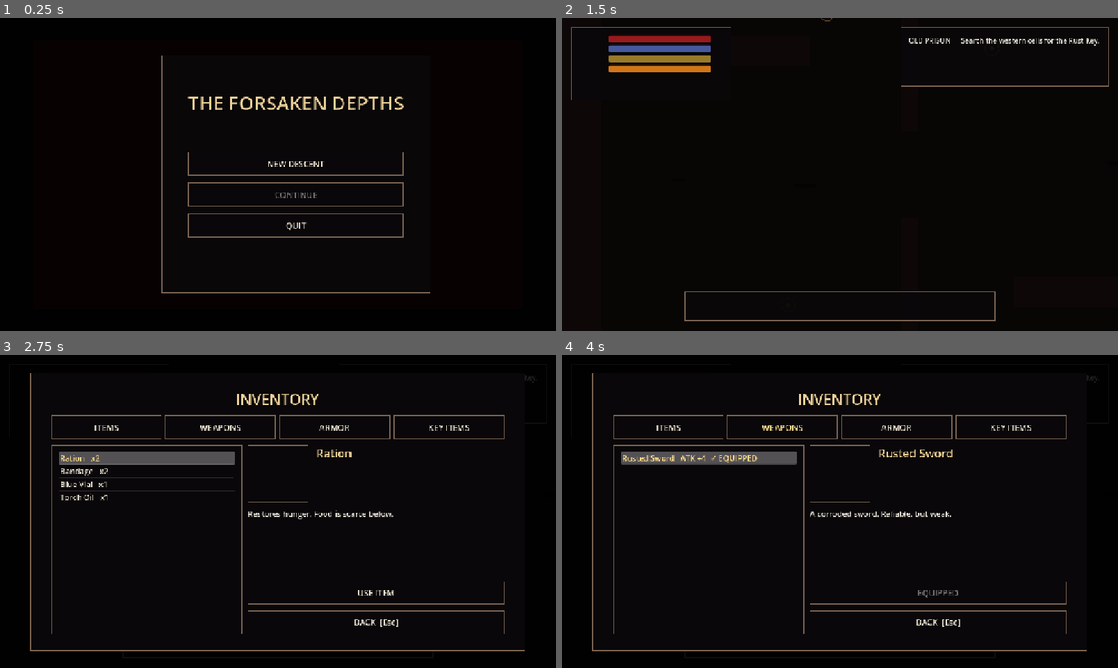
Above: before the commit, frames 1-4 (two rows, left to right).
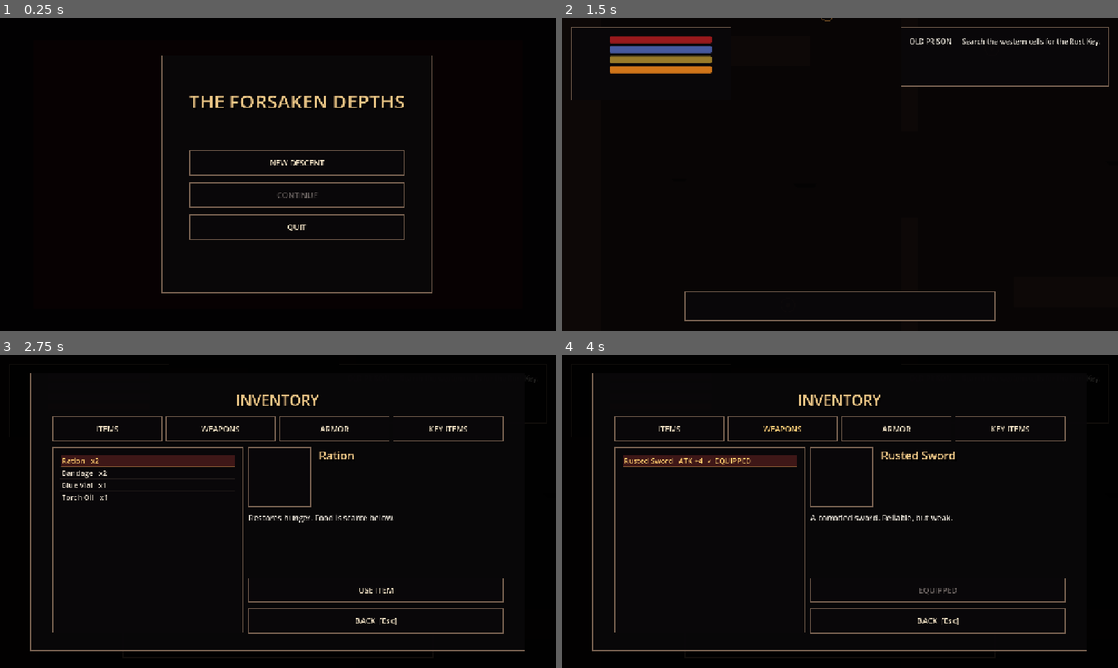
Above: after the commit, the same moments.

Repository: Worawit0/space-dodge-game01
Game: Godot game, scene res://scenes/main/main.tscn
The game is run twice, just before and just after one commit, with the same random seed, the same clock (stepped at 60 frames per second) and the same inputs.
Inputs:
- Up to frame 1 (0.25 s): no input
- Up to frame 2 (1.5 s): click "NEW DESCENT" at 0.5 s; tap Enter at 1.25 s; hold D from 1.28 s (still down); tap E at 1.35 s
- Up to frame 3 (2.75 s): tap Space at 1.52, 2, 2.27 s; release D at 2.03 s; hold S from 2.03 s (still down); tap I at 2.1 s
- Up to frame 4 (4 s): release S at 2.75 s; click "ITEMS" at 2.75 s; click "WEAPONS" at 3.5 s

The runs differ from the first frame. In frame 1, 2.3% of the frame differs, in the area x 33-78%, y 12-88%; in frame 2, 1.3%; in frame 3, 6.2%, in the area x 9-97%, y 6-90%; in frame 4, 6.0%.

Commit message:
V9 gothic fonts and UI skin helpers

Diff:
--- a/forsaken_v7/scripts/ui/ui_factory.gd
+++ b/forsaken_v7/scripts/ui/ui_factory.gd
@@ -1,7 +1,26 @@
 extends RefCounted
 class_name ForsakenUI
 
-static func _texture_style(path: String, margin: float = 14.0) -> StyleBox:
+static var _title_font: Font
+static var _body_font: Font
+static var _bold_font: Font
+
+static func title_font() -> Font:
+	if _title_font == null and ResourceLoader.exists("res://assets/v9/fonts/Cinzel-Bold.ttf"):
+		_title_font = load("res://assets/v9/fonts/Cinzel-Bold.ttf") as Font
+	return _title_font
+
+static func body_font() -> Font:
+	if _body_font == null and ResourceLoader.exists("res://assets/v9/fonts/Cinzel-Regular.ttf"):
+		_body_font = load("res://assets/v9/fonts/Cinzel-Regular.ttf") as Font
+	return _body_font
+
+static func bold_font() -> Font:
+	if _bold_font == null and ResourceLoader.exists("res://assets/v9/fonts/Cinzel-Bold.ttf"):
+		_bold_font = load("res://assets/v9/fonts/Cinzel-Bold.ttf") as Font
+	return _bold_font
+
+static func _texture_style(path: String, margin: float = 18.0) -> StyleBox:
 	if ResourceLoader.exists(path):
 		var s := StyleBoxTexture.new()
 		s.texture = load(path)
@@ -9,62 +28,132 @@
 		s.set_texture_margin(SIDE_TOP, margin)
 		s.set_texture_margin(SIDE_RIGHT, margin)
 		s.set_texture_margin(SIDE_BOTTOM, margin)
-		s.content_margin_left = 18
-		s.content_margin_right = 18
-		s.content_margin_top = 14
-		s.content_margin_bottom = 14
+		s.content_margin_left = 20
+		s.content_margin_right = 20
+		s.content_margin_top = 16
+		s.content_margin_bottom = 16
 		return s
 	var f := StyleBoxFlat.new()
 	f.bg_color = Color(0.035,0.028,0.035,0.96)
 	f.border_color = Color(0.48,0.39,0.32,1.0)
 	f.set_border_width_all(2)
-	f.content_margin_left = 18
-	f.content_margin_right = 18
-	f.content_margin_top = 14
-	f.content_margin_bottom = 14
+	f.content_margin_left = 20
+	f.content_margin_right = 20
+	f.content_margin_top = 16
+	f.content_margin_bottom = 16
 	return f
 
 static func panel_style(alpha: float = 0.96) -> StyleBox:
-	var s := _texture_style("res://assets/v8/ui/panel_frame.png", 16.0)
+	var s := _texture_style("res://assets/v9/ui/panel.png",22.0)
 	if s is StyleBoxTexture:
 		s.modulate_color = Color(1,1,1,alpha)
-	elif s is StyleBoxFlat:
-		s.bg_color.a = alpha
 	return s
 
-static func style_button(b: Button) -> void:
-	b.custom_minimum_size = Vector2(150, 46)
-	b.add_theme_font_size_override("font_size", 19)
-	b.add_theme_color_override("font_color", Color(0.94,0.91,0.84))
-	b.add_theme_color_override("font_hover_color", Color(1.0,0.88,0.58))
-	b.add_theme_color_override("font_pressed_color", Color(1.0,0.82,0.45))
-	b.add_theme_stylebox_override("normal", _texture_style("res://assets/v8/ui/button_normal.png", 10.0))
-	b.add_theme_stylebox_override("hover", _texture_style("res://assets/v8/ui/button_hover.png", 10.0))
-	b.add_theme_stylebox_override("pressed", _texture_style("res://assets/v8/ui/button_pressed.png", 10.0))
-	b.add_theme_stylebox_override("disabled", _texture_style("res://assets/v8/ui/button_disabled.png", 10.0))
+static func red_panel_style(alpha: float = 0.98) -> StyleBox:
+	var s := _texture_style("res://assets/v9/ui/panel_red.png",22.0)
+	if s is StyleBoxTexture:
+		s.modulate_color = Color(1,1,1,alpha)
+	return s
+
+static func slot_style() -> StyleBox:
+	return _texture_style("res://assets/v9/ui/slot.png",18.0)
+
+static func style_button(b: Button, compact: bool = false) -> void:
+	b.custom_minimum_size = Vector2(126,40 if compact else 50)
+	b.add_theme_font_size_override("font_size",16 if compact else 18)
+	var f := bold_font()
+	if f:
+		b.add_theme_font_override("font",f)
+	b.add_theme_color_override("font_color",Color(0.93,0.87,0.76))
+	b.add_theme_color_override("font_hover_color",Color(1.0,0.82,0.48))
+	b.add_theme_color_override("font_pressed_color",Color(1.0,0.72,0.36))
+	b.add_theme_color_override("font_disabled_color",Color(0.42,0.39,0.38))
+	b.add_theme_stylebox_override("normal",_texture_style("res://assets/v9/ui/button_normal.png",14.0))
+	b.add_theme_stylebox_override("hover",_texture_style("res://assets/v9/ui/button_hover.png",14.0))
+	b.add_theme_stylebox_override("pressed",_texture_style("res://assets/v9/ui/button_pressed.png",14.0))
+	b.add_theme_stylebox_override("disabled",_texture_style("res://assets/v9/ui/button_disabled.png",14.0))
+	b.focus_mode = Control.FOCUS_NONE
 
 static func style_item_list(list: ItemList) -> void:
-	list.add_theme_font_size_override("font_size", 18)
-	list.add_theme_color_override("font_color", Color(0.90,0.87,0.80))
-	list.add_theme_color_override("font_selected_color", Color(1.0,0.86,0.56))
-	list.add_theme_stylebox_override("panel", panel_style(0.88))
+	list.add_theme_font_size_override("font_size",17)
+	var f := body_font()
+	if f:
+		list.add_theme_font_override("font",f)
+	list.add_theme_color_override("font_color",Color(0.87,0.83,0.77))
+	list.add_theme_color_override("font_selected_color",Color(1.0,0.80,0.43))
+	list.add_theme_color_override("guide_color",Color(0.2,0.16,0.15,0.5))
+	list.add_theme_stylebox_override("panel",panel_style(0.94))
+	var selected := StyleBoxFlat.new()
+	selected.bg_color = Color(0.28,0.10,0.10,0.85)
+	selected.border_color = Color(0.58,0.39,0.22,1)
+	selected.set_border_width_all(1)
+	list.add_theme_stylebox_override("selected",selected)
+	list.add_theme_stylebox_override("selected_focus",selected)
+
+static func style_progress(bar: ProgressBar, fill_color: Color) -> void:
+	bar.show_percentage = false
+	var bg := StyleBoxFlat.new()
+	bg.bg_color = Color(0.025,0.022,0.027,1)
+	bg.border_color = Color(0.30,0.23,0.20,1)
+	bg.set_border_width_all(1)
+	bg.corner_radius_top_left = 3
+	bg.corner_radius_top_right = 3
+	bg.corner_radius_bottom_left = 3
+	bg.corner_radius_bottom_right = 3
+	var fill := StyleBoxFlat.new()
+	fill.bg_color = fill_color
+	fill.border_color = fill_color.lightened(0.12)
+	fill.set_border_width_all(1)
+	fill.corner_radius_top_left = 3
+	fill.corner_radius_top_right = 3
+	fill.corner_radius_bottom_left = 3
+	fill.corner_radius_bottom_right = 3
+	bar.add_theme_stylebox_override("background",bg)
+	bar.add_theme_stylebox_override("fill",fill)
 
 static func title_label(text: String, size: int = 36) -> Label:
 	var l := Label.new()
 	l.text = text
 	l.horizontal_alignment = HORIZONTAL_ALIGNMENT_CENTER
-	l.add_theme_font_size_override("font_size", size)
-	l.add_theme_color_override("font_color", Color(0.93,0.82,0.60))
-	l.add_theme_color_override("font_shadow_color", Color(0,0,0,0.9))
-	l.add_theme_constant_override("shadow_offset_x", 2)
-	l.add_theme_constant_override("shadow_offset_y", 2)
+	l.add_theme_font_size_override("font_size",size)
+	var f := title_font()
+	if f:
+		l.add_theme_font_override("font",f)
+	l.add_theme_color_override("font_color",Color(0.91,0.77,0.52))
+	l.add_theme_color_override("font_shadow_color",Color(0,0,0,0.95))
+	l.add_theme_constant_override("shadow_offset_x",3)
+	l.add_theme_constant_override("shadow_offset_y",3)
+	l.add_theme_color_override("font_outline_color",Color(0.12,0.055,0.05,0.95))
+	l.add_theme_constant_override("outline_size",2)
 	return l
 
-static func body_label(text: String = "", size: int = 20) -> Label:
+static func heading_label(text: String, size: int = 18) -> Label:
+	var l := body_label(text,size)
+	var f := bold_font()
+	if f:
+		l.add_theme_font_override("font",f)
+	l.add_theme_color_override("font_color",Color(0.88,0.69,0.42))
+	return l
+
+static func body_label(text: String = "", size: int = 18) -> Label:
 	var l := Label.new()
 	l.text = text
-	l.add_theme_font_size_override("font_size", size)
-	l.add_theme_color_override("font_color", Color(0.90,0.88,0.84))
+	l.add_theme_font_size_override("font_size",size)
+	var f := body_font()
+	if f:
+		l.add_theme_font_override("font",f)
+	l.add_theme_color_override("font_color",Color(0.88,0.86,0.82))
 	l.autowrap_mode = TextServer.AUTOWRAP_WORD_SMART
 	l.text_overrun_behavior = TextServer.OVERRUN_TRIM_ELLIPSIS
 	return l
+
+static func add_divider(parent: Control) -> TextureRect:
+	var t := TextureRect.new()
+	if ResourceLoader.exists("res://assets/v9/ui/divider.png"):
+		t.texture = load("res://assets/v9/ui/divider.png")
+	t.custom_minimum_size = Vector2(0,18)
+	t.expand_mode = TextureRect.EXPAND_IGNORE_SIZE
+	t.stretch_mode = TextureRect.STRETCH_KEEP_ASPECT_CENTERED
+	t.mouse_filter = Control.MOUSE_FILTER_IGNORE
+	parent.add_child(t)
+	return t
